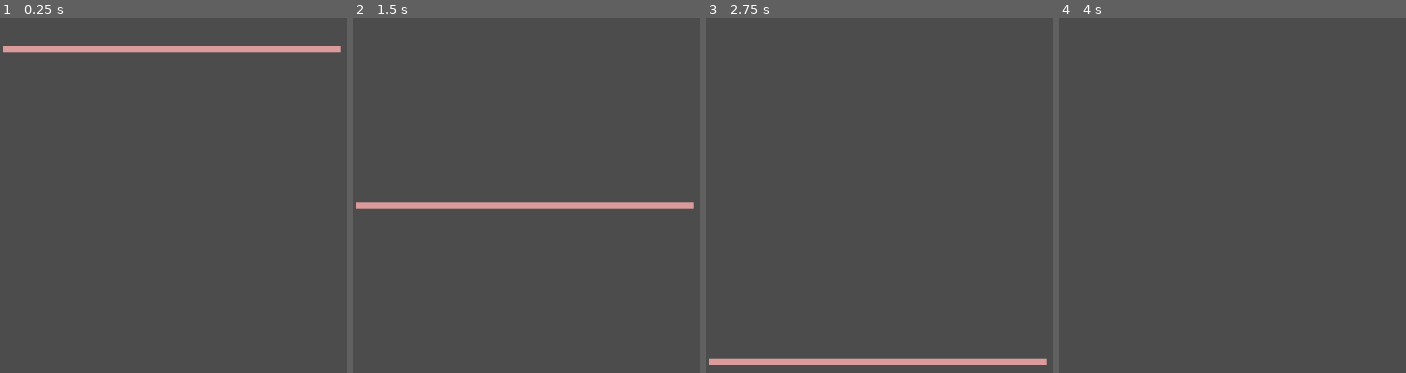
Above: before the commit, frames 1-4 (left to right).
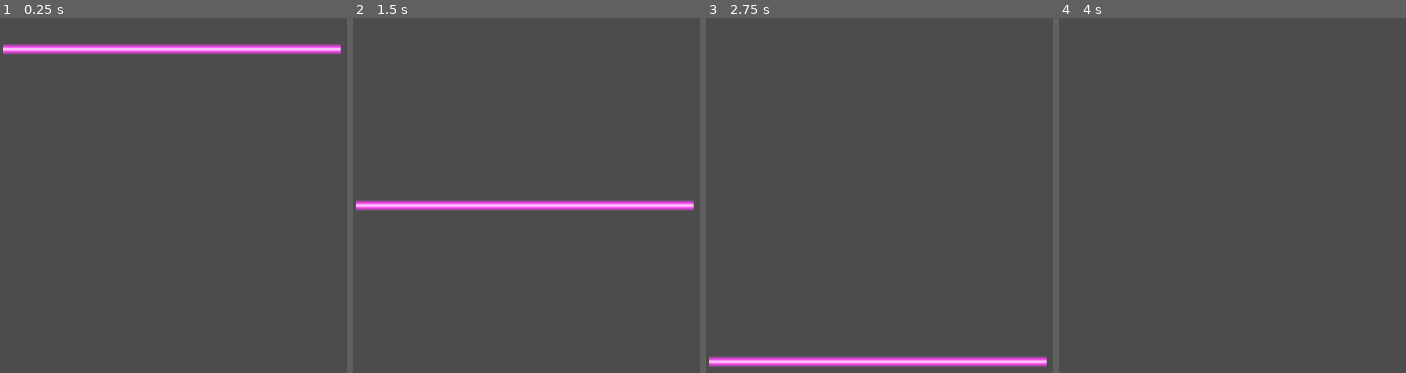
Above: after the commit, the same moments.

Repository: Marina-Banov/ggj-2026
Game: Godot game, scene res://Scenes/projectile.tscn
Two runs of this game, one before a commit and one after it. Both use one fixed random seed, a clock stepped at 60 frames per second and the inputs below. This scene is started directly instead of the project's main scene.
Inputs:
- Up to frame 1 (0.25 s): no input
- Up to frame 2 (1.5 s): no input
- Up to frame 3 (2.75 s): tap Enter at 2 s
- Up to frame 4 (4 s): tap Space at 3.5 s

The runs differ from the first frame. In frame 1, 2.7% of the frame differs, in the area x 0-99%, y 7-11%; in frame 2, 3.0%, in the area x 0-99%, y 51-55%; in frame 3, 2.7%; in frame 4, nothing differs.

Commit message:
update to use TextureRect instead of line to support glow

Diff:
--- a/Scenes/projectile.tscn
+++ b/Scenes/projectile.tscn
@@ -1,6 +1,17 @@
-[gd_scene load_steps=3 format=3 uid="uid://yf0vm7ywmvje"]
+[gd_scene load_steps=5 format=3 uid="uid://yf0vm7ywmvje"]
 
 [ext_resource type="Script" uid="uid://lkqm6drnqkml" path="res://Scripts/projectile.gd" id="1_a85iw"]
+
+[sub_resource type="Gradient" id="Gradient_yr2qt"]
+offsets = PackedFloat32Array(0, 0.15, 0.3, 0.5, 0.7, 0.85, 1)
+colors = PackedColorArray(0.9033334, 0.42000002, 1, 0, 1, 0.26, 0.96300024, 0.5882353, 1, 0.19999999, 0.9600002, 1, 1, 1, 1, 1, 1, 0.19999999, 0.9600002, 1, 1, 0.26, 0.96300024, 0.5882353, 0.6857334, 0.4144, 0.74, 0)
+
+[sub_resource type="GradientTexture2D" id="GradientTexture2D_tl4hk"]
+gradient = SubResource("Gradient_yr2qt")
+width = 540
+height = 10
+use_hdr = true
+fill_to = Vector2(0, 1)
 
 [sub_resource type="SegmentShape2D" id="SegmentShape2D_akgne"]
 a = Vector2(545, 0)
@@ -11,9 +22,17 @@
 collision_mask = 2
 script = ExtResource("1_a85iw")
 
+[node name="TextureRect" type="TextureRect" parent="."]
+offset_left = 5.0
+offset_top = -10.0
+offset_right = 545.0
+offset_bottom = 10.0
+texture = SubResource("GradientTexture2D_tl4hk")
+
 [node name="Line2D" type="Line2D" parent="."]
+visible = false
 points = PackedVector2Array(5, 0, 545, 0)
-default_color = Color(0.86, 0.61060005, 0.61060005, 1)
+default_color = Color(1, 0.26, 0.96300024, 1)
 
 [node name="CollisionShape2D" type="CollisionShape2D" parent="."]
 shape = SubResource("SegmentShape2D_akgne")
